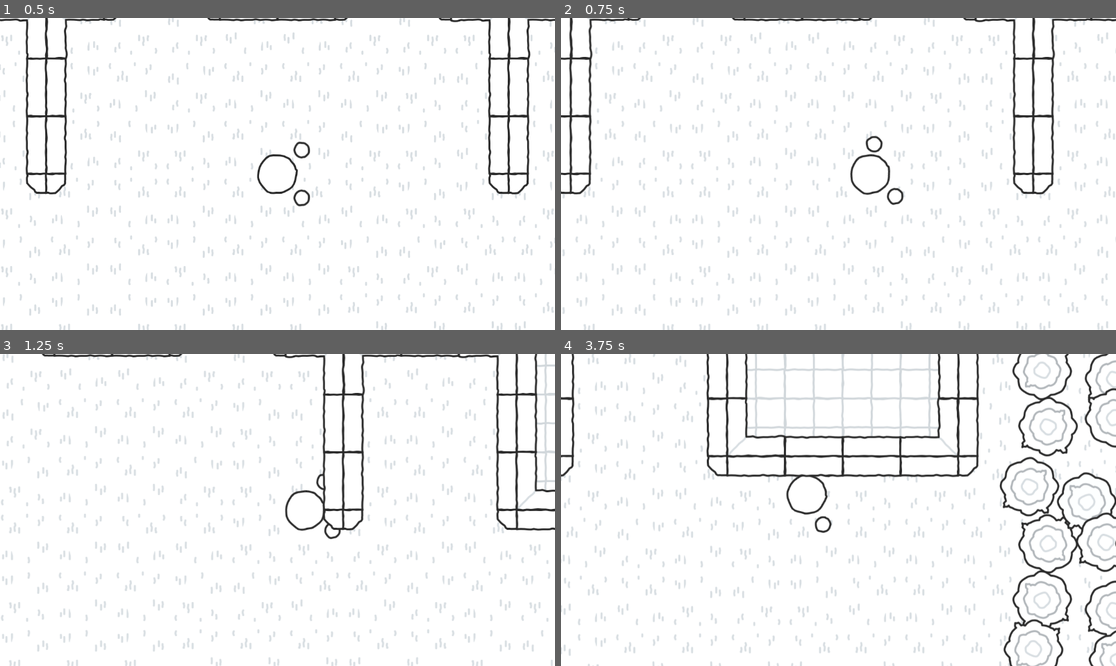
Above: before the commit, frames 1-4 (two rows, left to right).
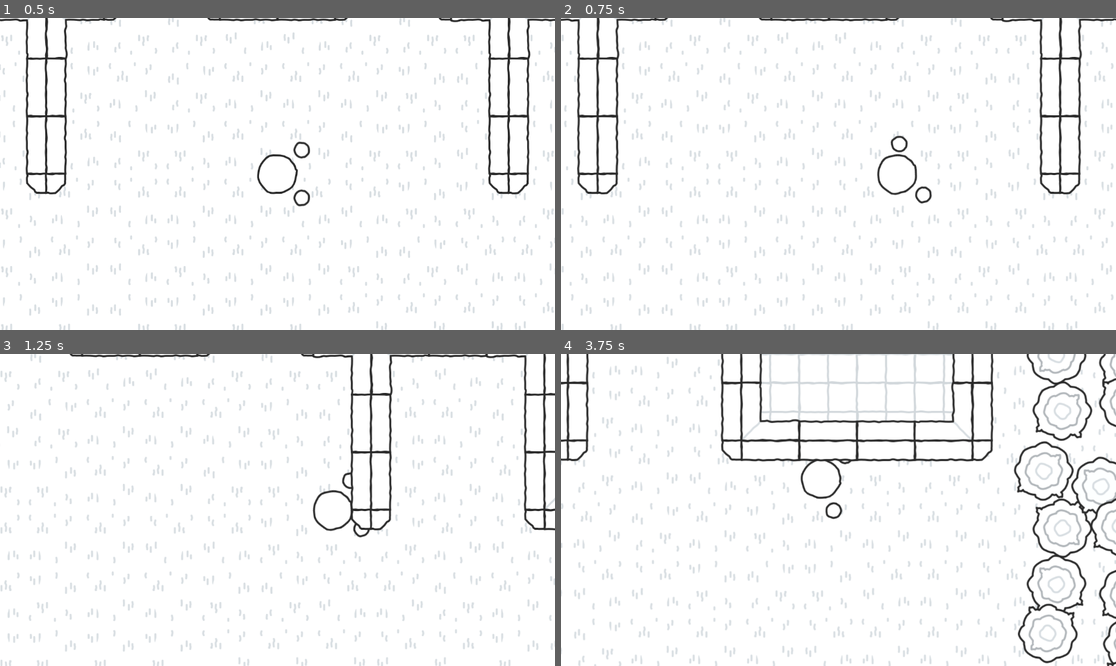
Above: after the commit, the same moments.

Repository: Josephblt/alchromist
Game: Godot game, scene res://scenes/tests/level_test.tscn
Same seed, same stepped clock (60 frames per second), same inputs: the game is played once before the commit and once after it.
Inputs (mouse positions are in pixels of both pictures, inside the frame that each line leads up to):
- Up to frame 1 (0.5 s): no input
- Up to frame 2 (0.75 s): move the mouse to (960, 158) at 0.52 s; press the mouse at (960, 158) at 0.53 s; hold Right (Move Right) from 0.53 s (still down)
- Up to frame 3 (1.25 s): keep holding Right (Move Right)
- Up to frame 4 (3.75 s): move the mouse to (727, 525) at 1.27 s; release Right (Move Right) at 1.28 s; release the mouse at (727, 525) at 1.28 s; hold Down (Move Down) 1.28-2.03 s; right-click (727, 525) at 1.35 s; move the mouse to (894, 441) at 2.02 s; press the mouse at (894, 441) at 2.03 s; hold Right (Move Right) 2.03-2.78 s; move the mouse to (810, 572) at 2.77 s; release the mouse at (810, 572) at 2.78 s; hold Up (Move Up) 2.78-3.53 s; right-click (810, 572) at 2.85 s; move the mouse to (1005, 556) at 3.52 s; press the mouse at (1005, 556) at 3.53 s; hold Left (Move Left) from 3.53 s (still down)

Frame 1 is identical in both runs. In frame 2, 12% of the frame differs, in the area x 0-100%, y 0-100%; in frame 3, 12%; in frame 4, 20%.

Commit message:
Small camera adjustment.

Diff:
--- a/scenes/character/player.tscn
+++ b/scenes/character/player.tscn
@@ -16,9 +16,5 @@
 position_smoothing_speed = 25.0
 drag_horizontal_enabled = true
 drag_vertical_enabled = true
-drag_left_margin = 0.1
-drag_top_margin = 0.1
-drag_right_margin = 0.1
-drag_bottom_margin = 0.1
 editor_draw_limits = true
 editor_draw_drag_margin = true
